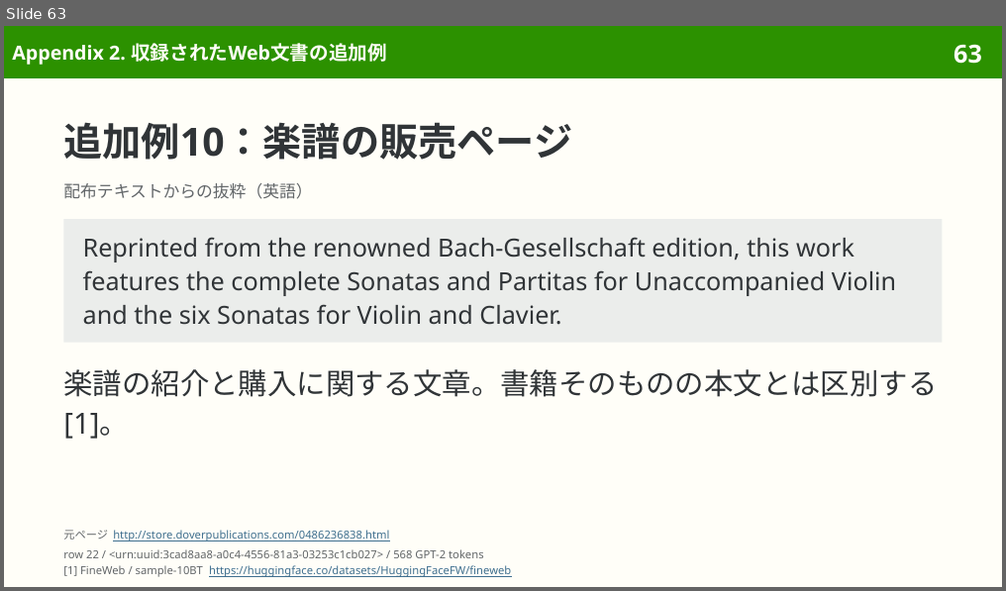
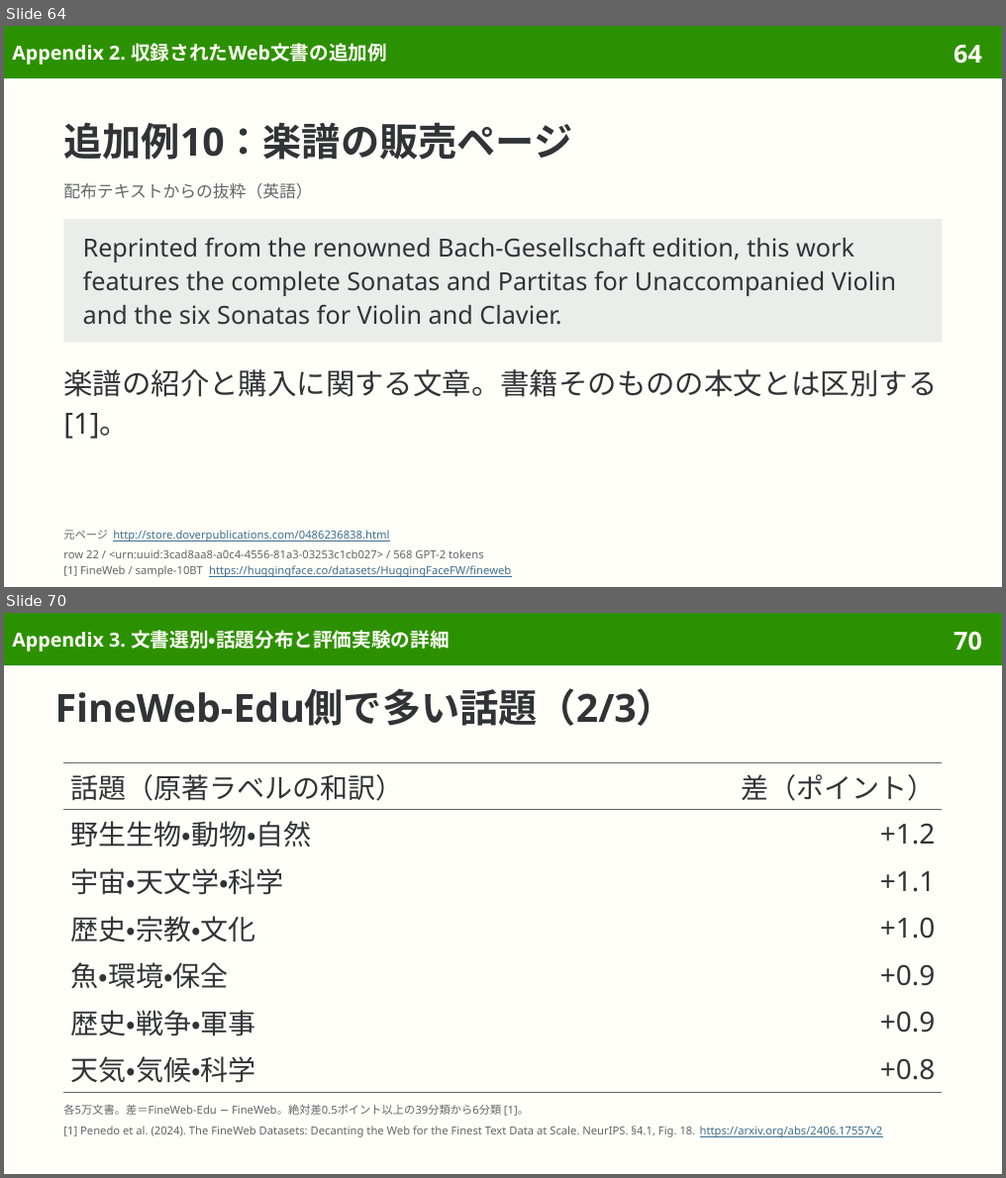
Before and after one commit to sasakiy84/datasets-in-10-minutes, a slide deck: slides/datasets-in-10-minutes-fineweb.pptx. Shown one above the other, each under a label of ours: slide 63 before the commit, slides 64 and 70 after it; the slides between them are not shown. The pictures are 1006x591 and 1006x1178 pixels, drawn with LibreOffice and Linux fonts; fonts in the diff are those of the drawing. Boxes give left, top, right and bottom in pixels: in the first picture for what was removed or moved away, otherwise in the second. Text is boxed around its words. In the diff, an @@ line names an element or a change of style, - is before the commit and + after.

Commit message:
Add published FineWeb topic shifts and broaden overview guidance

```diff
--- a/slides/datasets-in-10-minutes-fineweb.pptx
+++ b/slides/datasets-in-10-minutes-fineweb.pptx
@@ slide 70 added at (4,613,1002,1174), background #FFFEF8; not listed: 2 template elements that a slide beside it also shows @@
@@ title added at (12,630,450,652), 14 pt, text #FFFEF8, bold @@
+Appendix 3. 文書選別・話題分布と評価実験の詳細
@@ title added at (55,688,675,726), 28 pt, text #303437, bold @@
+FineWeb-Edu側で多い話題（2/3）
@@ table added at (63,762,943,1093), 7 rows, 2 columns @@
+話題（原著ラベルの和訳） | 差（ポイント）
+野生生物・動物・自然 | +1.2
+宇宙・天文学・科学 | +1.1
+歴史・宗教・文化 | +1.0
+魚・環境・保全 | +0.9
+歴史・戦争・軍事 | +0.9
+天気・気候・科学 | +0.8
@@ text added at (63,1104,529,1116), 8 pt, text #626669 @@
+各5万文書。差＝FineWeb-Edu − FineWeb。絶対差0.5ポイント以上の39分類から6分類 [1]。
@@ text added at (63,1126,696,1138), 8 pt, text #626669 @@
+[1] Penedo et al. (2024). The FineWeb Datasets: Decanting the Web for the Finest Text Data at Scale. NeurIPS. §4.1, Fig. 18.
@@ text added at (700,1126,883,1138), 8 pt, text #3F6F8F, underline @@
+https://arxiv.org/abs/2406.17557v2
@@ what was slide 63 is now slide 64 @@
@@ page number at (953,45,982,64): text changed @@
-63
+64
```
Also in this commit, not shown: 17 slides changed, 7 other slides added, 5 other files.
